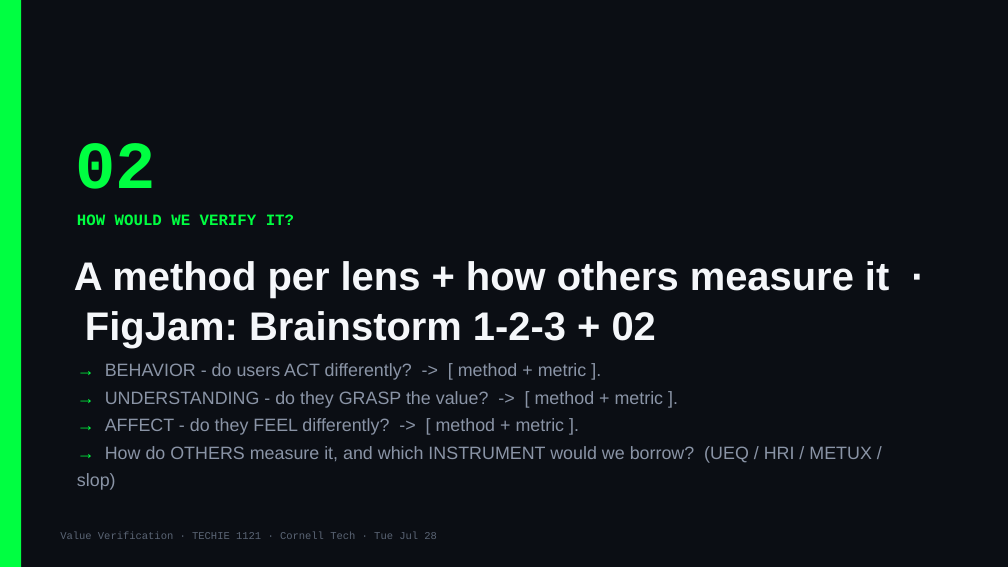
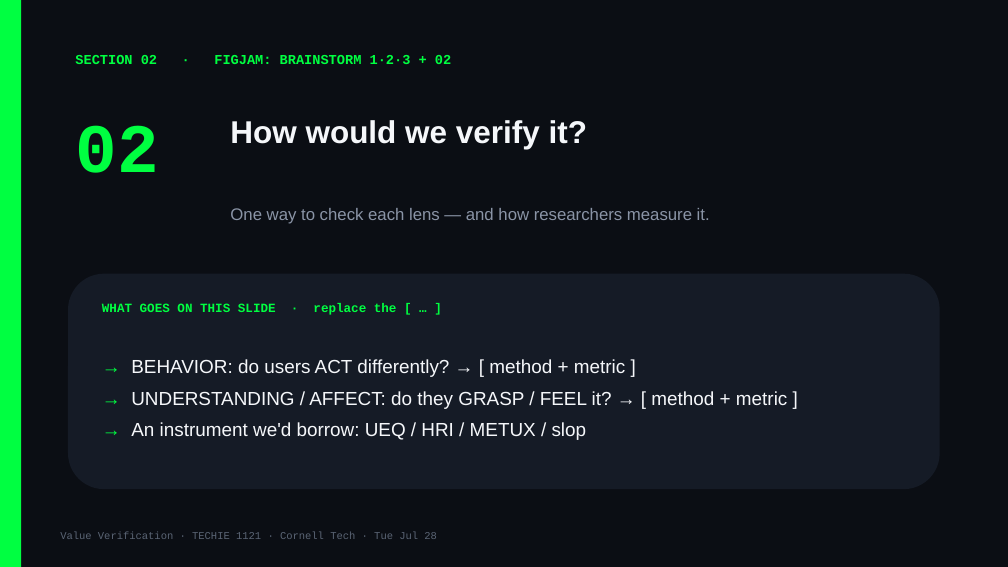
Before and after one commit to Cornell-Tech-Vibe-Coding-Summer-2026/website, a slide deck: slide 4 of slides/team-decks/Week3-Tue-jamins-2nd-team.pptx. Drawn at 1008x567 pixels with LibreOffice and Linux fonts; fonts in the diff are those of the drawing. Boxes give left, top, right and bottom in pixels: in the first picture for what was removed or moved away, otherwise in the second. Text is boxed around its words. In the diff, an @@ line names an element or a change of style, - is before the commit and + after.

```diff
--- a/slides/team-decks/Week3-Tue-jamins-2nd-team.pptx
+++ b/slides/team-decks/Week3-Tue-jamins-2nd-team.pptx
@@ text added at (75, 55, 451, 64), 13 pt, text #00FF41, bold @@
+SECTION 02 · FIGJAM: BRAINSTORM 1·2·3 + 02
@@ text "02": place and size @@
-text "02" at (75, 143, 156, 189)
+text "02" at (75, 125, 158, 173)
@@ text "02" at (75, 125, 158, 173): size 64 to 66 pt @@
@@ text at (230, 120, 587, 149): text changed; size 15 to 30 pt; font Courier New to Arial; text colour #00FF41 to #F5F7FA @@
-HOW WOULD WE VERIFY IT?
+How would we verify it?
@@ text added at (230, 208, 710, 224), 16 pt, text #8A94A6 @@
+One way to check each lens — and how researchers measure it.
@@ text removed at (74, 261, 889, 348) @@
-A method per lens + how others measure it · FigJam: Brainstorm 1-2-3 + 02
@@ rounded rectangle added at (68, 274, 940, 489), fill #151B26 @@
@@ text added at (102, 303, 397, 315), 12 pt, text #00FF41, bold @@
+WHAT GOES ON THIS SLIDE · replace the [ … ]
@@ text at (131, 359, 787, 440): text changed; size 17 to 18 pt; text colour #8A94A6 to #F5F7FA @@
-→ BEHAVIOR - do users ACT differently? -> [ method + metric ].
-→ UNDERSTANDING - do they GRASP the value? -> [ method + metric ].
-→ AFFECT - do they FEEL differently? -> [ method + metric ].
-→ How do OTHERS measure it, and which INSTRUMENT would we borrow? (UEQ / HRI / METUX / slop)
+→ BEHAVIOR: do users ACT differently? → [ method + metric ]
+→ UNDERSTANDING / AFFECT: do they GRASP / FEEL it? → [ method + metric ]
+→ An instrument we'd borrow: UEQ / HRI / METUX / slop
```
Also in this commit, not shown: 9 other slides changed, 6 other files.
